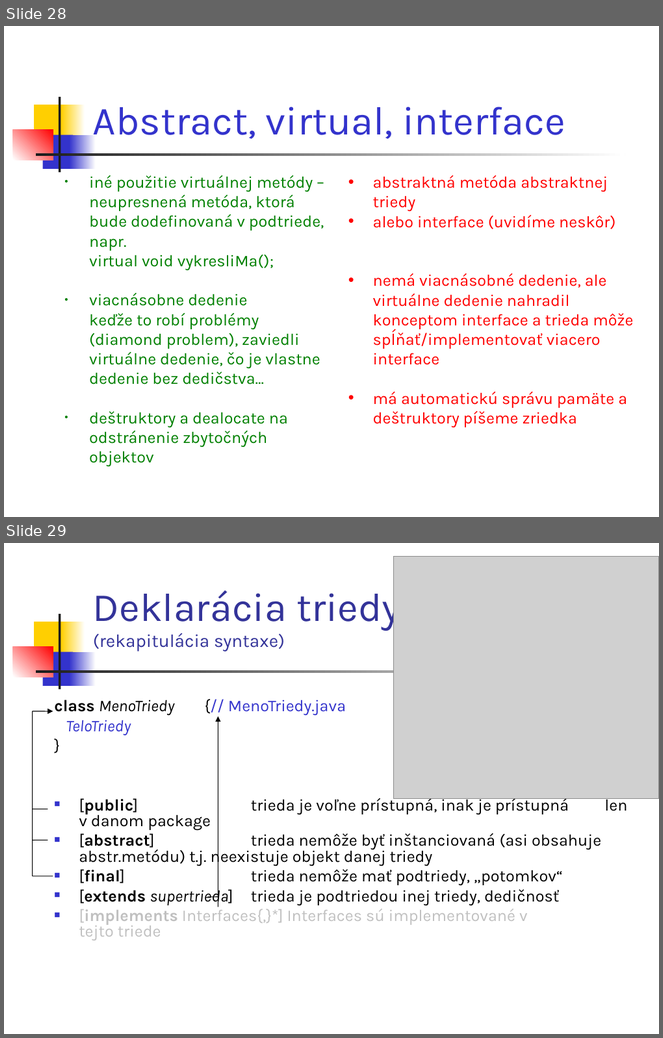
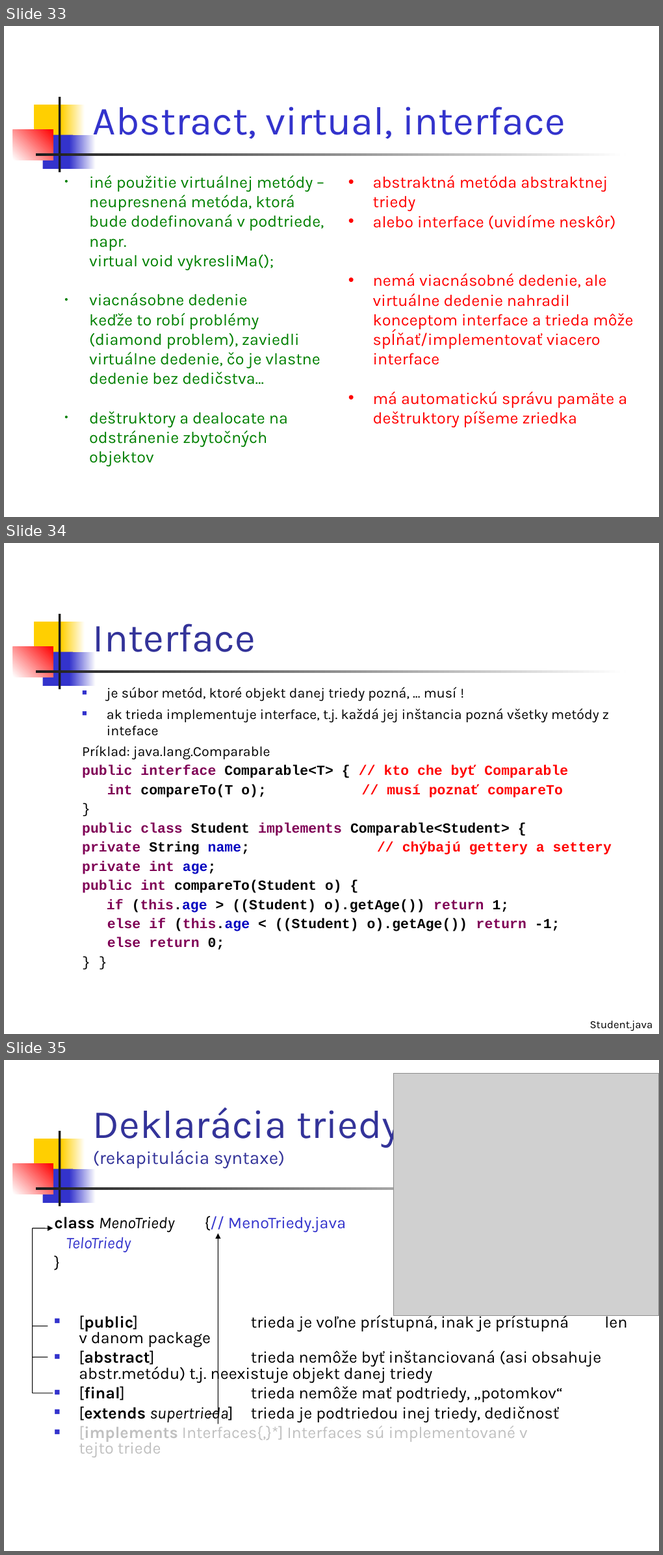
Before and after one commit to Programovanie4/Prednasky, a slide deck: 03/03_java.ppt. Shown one above the other, each under a label of ours: slides 28 and 29 before the commit, slides 33, 34 and 35 after it. The pictures are 663x1038 and 663x1555 pixels, drawn with LibreOffice and Linux fonts; fonts in the diff are those of the drawing; grey boxes stand for pictures. Boxes give left, top, right and bottom in pixels: in the first picture for what was removed or moved away, otherwise in the second. Text is boxed around its words. In the diff, an @@ line names an element or a change of style, - is before the commit and + after.

```diff
--- a/03/03_java.ppt
+++ b/03/03_java.ppt
@@ slide 34 added at box(4, 543, 659, 1034), background #FFFFFF; not listed: 7 template elements that a slide beside it also shows @@
@@ title added at box(93, 624, 256, 652), 44 pt, text #333399 @@
+Interface
@@ text added at box(82, 687, 612, 950), 15.3 pt, text #000000, bold @@
+■ je súbor metód, ktoré objekt danej triedy pozná, ... musí !
+■ ak trieda implementuje interface, t.j. každá jej inštancia pozná všetky metódy z inteface
+Príklad: java.lang.Comparable
+public interface Comparable<T> { // kto che byť Comparable
+int compareTo(T o); // musí poznať compareTo
+}
+public class Student implements Comparable<Student> {
+private String name; // chýbajú gettery a settery
+private int age;
+public int compareTo(Student o) {
+if (this.age > ((Student) o).getAge()) return 1;
+else if (this.age < ((Student) o).getAge()) return -1;
+else return 0;
+} }
@@ text added at box(590, 1021, 653, 1031), 12 pt, text #000000 @@
+Student.java
@@ what was slide 28 is now slide 33 @@
@@ what was slide 29 is now slide 35 @@
```
Also in this commit, not shown: 9 slides changed, 5 other slides added, 1 other file.
